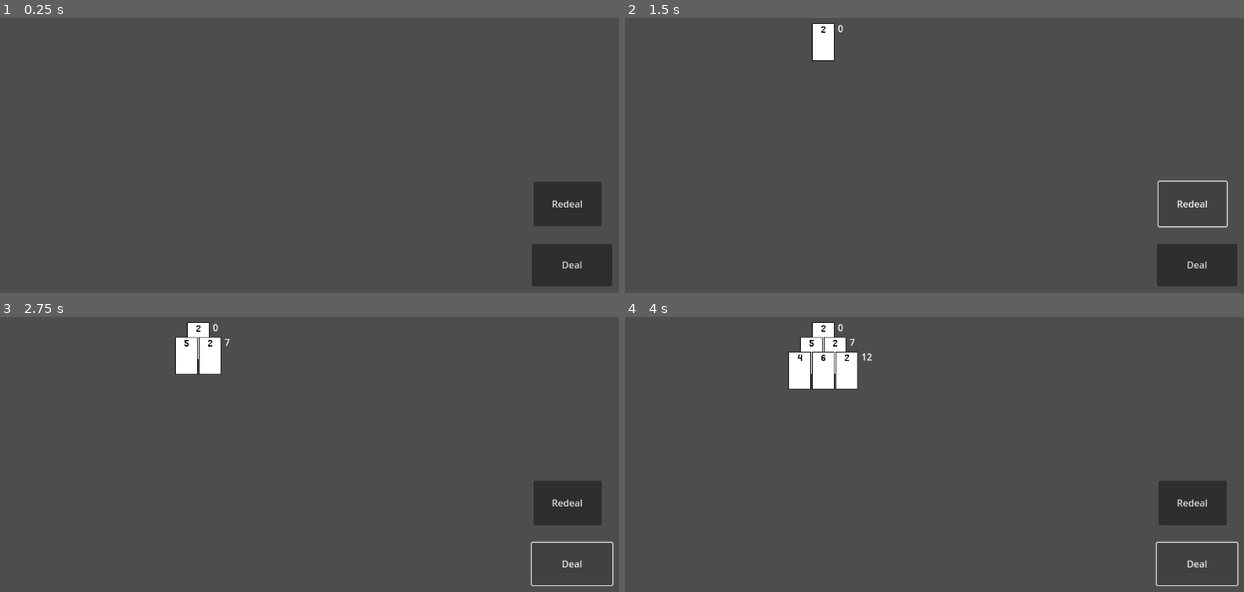
Above: before the commit, frames 1-4 (two rows, left to right).
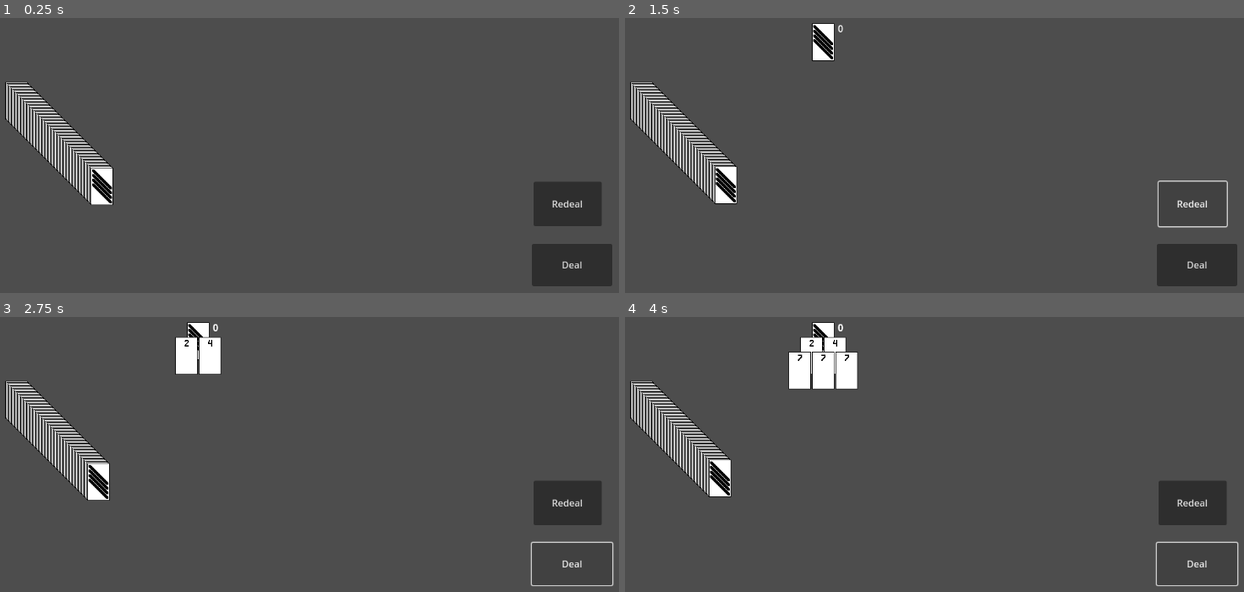
Above: after the commit, the same moments.

Repository: musegros/fortuneTower
Game: Godot game, scene res://table/table.tscn
The game is run twice, just before and just after one commit, with the same random seed, the same clock (stepped at 60 frames per second) and the same inputs.
Inputs:
- Up to frame 1 (0.25 s): no input
- Up to frame 2 (1.5 s): click "Deal" at 0.5 s; click "Redeal" at 1.25 s
- Up to frame 3 (2.75 s): click "Deal" at 2 s
- Up to frame 4 (4 s): click "Redeal" at 2.75 s; click "Deal" at 3.5 s

The runs differ from the first frame. In frame 1, 2.9% of the frame differs, in the area x 0-19%, y 23-68%; in frame 2, 3.1%, in the area x 0-34%, y 2-68%; in frame 3, 2.9%; in frame 4, 2.9%.

Commit message:
moved card-related logic to Deck node

Diff:
--- a/card/card.gd
+++ b/card/card.gd
@@ -3,9 +3,23 @@
 @onready var label = $Label
 @onready var sprite = $Sprite2D
 
+enum {
+	BACK,
+	ONE,
+	TWO,
+	THREE,
+	FOUR,
+	FIVE,
+	SIX,
+	SEVEN,
+	KNIGHT
+}
+
 var cardVal: int
 # Called when the node enters the scene tree for the first time.
 func _ready():
+#	label = $Label
+#	sprite = $Sprite2d
 #	label.text = "3"
 	pass # Replace with function body.
 
@@ -16,8 +30,20 @@
 
 func set_card_value(value: int):
 	cardVal = value
+#	sprite.frame = value
+
+func get_card_value():
+	return cardVal
+
+func set_frame(value: int):
 	sprite.frame = value
 
 
 func set_destination(dest: Vector2):
 	position = dest
+
+func flip_card():
+	if sprite.frame != cardVal:
+		sprite.frame = cardVal
+	else:
+		sprite.frame = BACK
--- /dev/null
+++ b/table/Deck.gd
@@ -0,0 +1,107 @@
+extends Node
+
+const KNIGHT_CARD = 8
+const deck_start_position = Vector2(100, 300)
+
+var towerTopX = 400
+var towerTopY = 200
+var towerTopVector: Vector2
+var cardSpacingX = 20
+var cardSpacingY = 25
+var row_to_deal: int
+var card_rows = []
+#var deck = []
+var cardWidth = 20
+var cardHeight = 64
+
+var deck = []
+var last_row_dealt = 0
+
+
+# Called when the node enters the scene tree for the first time.
+func _ready():
+	deck = fill_deck()
+	deck.shuffle()
+	draw_deck()
+#	for i in (range(7)):
+#		deal_row(i)
+	pass # Replace with function body.
+
+
+# Called every frame. 'delta' is the elapsed time since the previous frame.
+func _process(delta):
+	pass
+
+func fill_deck():
+	var num_of_each_card = 10
+	var num_of_knights = 4
+	for i in range(1,8):
+		for j in range(num_of_each_card):
+			deck.append(i)
+	for i in range(num_of_knights):
+		deck.append(KNIGHT_CARD)
+
+	return deck
+
+func draw_deck():
+	var deck_position_offset = Vector2(2,2)
+	var next_card_position = deck_start_position
+	for card_num in range(len(deck)-1, -1, -1):
+		var cardScene = preload("res://card/card.tscn")
+		var cardInstance = cardScene.instantiate()
+		var newCardName = "card_" + str(card_num)
+		cardInstance.name = newCardName
+		cardInstance.position = next_card_position
+		add_child(cardInstance)
+#		cardInstance.set_frame(cardInstance.BACK)
+		cardInstance.sprite.frame = cardInstance.BACK
+		cardInstance.set_card_value(deck[card_num])
+		next_card_position += deck_position_offset
+
+func get_start_of_row(row: int):
+	return row * (row + 1) / 2
+
+
+func getCardDestination(row, row_index):
+	var rowStartX = towerTopVector.x - ((row - .5) * cardWidth)# - (rowToDeal/2 * cardSpacingX)
+	var rowStartY = towerTopVector.y + row * cardSpacingY
+	var nextCardX = rowStartX + cardWidth * row_index + cardSpacingX * row_index
+#	row_index += 1
+#	if row_index > row:
+#		row += 1
+#		row_index = 0
+	return Vector2(nextCardX, rowStartY)
+
+
+func deal_row(row: int):
+	var row_start = get_start_of_row(row)
+	var cards_dealt = []
+#	var row_value = 0
+	for row_offset in range(row+1):
+#		var current_card = row_start + row_offset
+		var card_node = get_node("card_" + str(row_start + row_offset))
+		if row != 0:
+			card_node.flip_card()
+		card_node.position = getCardDestination(row, row_offset)
+		card_node.set_z_index(row)
+		cards_dealt.append(card_node.get_card_value())
+	card_rows.append(cards_dealt)
+
+
+func deal_next_row():
+	deal_row(last_row_dealt)
+	last_row_dealt += 1
+
+#		var cardScene = preload("res://card/card.tscn")
+#		var cardInstance = cardScene.instantiate()
+#		var newCardName = "card_" + str(current_card)
+#		cardInstance.name = newCardName
+#		cardInstance.position = getCardDestination(row, row_offset)
+#		add_child(cardInstance)
+#		cardInstance.set_card_value(deck[current_card])
+#		cardInstance.set_frame(cardInstance.BACK)
+##		if deck[current_card] != KNIGHT_CARD:
+##			row_value += deck[current_card]
+##		deck_index += 1
+#	row_value = get_row_value(row)
+#	return row_value
--- /dev/null
+++ b/table/GameLogic.gd
@@ -0,0 +1,17 @@
+extends Node
+
+var KNIGHT_CARD: int
+# Called when the node enters the scene tree for the first time.
+func _ready():
+	pass # Replace with function body.
+
+
+# Called every frame. 'delta' is the elapsed time since the previous frame.
+func _process(delta):
+	pass
+
+func get_matched_cards(upper_row, lower_row):
+	var matched_cards = []
+	for i in range(len(upper_row)):
+		if upper_row[i] == lower_row[i]:
+			matched_cards.append(upper_row[i])
--- a/table/table.gd
+++ b/table/table.gd
@@ -8,19 +8,22 @@
 var cardSpacingX = 20
 var cardSpacingY = 25
 var row_to_deal: int
-var deck = []
 var cardWidth = 20
 var cardHeight = 64
 #var cardsCreated = 0
-var deck_index = 0
+#var deck_index = 0
 var loss_cards = []
+var deck_node: Node
+var game: Node
 
 
 # Called when the node enters he scene tree for the first time.
 func _ready():
+	deck_node = $Deck
+	deck_node.towerTopVector = towerTopVector
+	game = $GameLogic
 	row_to_deal = 0
-	deck = generate_deck()
-	deck.shuffle()
+	game.KNIGHT_CARD = KNIGHT_CARD
 
 
 # Called every frame. 'delta' is the elapsed time since the previous frame.
@@ -44,93 +47,59 @@
 
 
 func _on_button_deal_row_pressed():
-	var row_value = deal_row(row_to_deal)
+#	var row_value = deal_row(row_to_deal)
+	deck_node.deal_next_row()
+	var row_value = 0
 	display_row_value(row_value, row_to_deal)
-	row_to_deal += 1
-	deck_index += row_to_deal
-
-
-func generate_deck():
-	var num_of_each_card = 10
-	var num_of_knights = 4
-	for i in range(1,8):
-		for j in range(num_of_each_card):
-			deck.append(i)
-	for i in range(num_of_knights):
-		deck.append(KNIGHT_CARD)
-
-	return deck
-
-
-func deal_row(row: int):
-	var row_start = get_start_of_row(row)
-	print("row ", row)
-	print("row index ", row_start)
-#	var card_in_row = 0
-	var row_value = 0
-	for row_offset in range(row+1):
-		var current_card = row_start + row_offset
-		var cardScene = preload("res://card/card.tscn")
-		var cardInstance = cardScene.instantiate()
-		var newCardName = "card_" + str(current_card)
-		cardInstance.name = newCardName
-		cardInstance.position = getCardDestination(row, row_offset)
-		add_child(cardInstance)
-		cardInstance.set_card_value(deck[current_card])
-#		if deck[current_card] != KNIGHT_CARD:
-#			row_value += deck[current_card]
-#		deck_index += 1
-	row_value = get_row_value(row)
-	return row_value
+#	row_to_deal += 1
+#	deck_index += row_to_deal
 
 
 func get_start_of_row(row: int):
 	return row * (row + 1) / 2
 
-func get_row_value(row):
-	var row_value = 0
-	var knight_in_row = false
-	if row < 1:
-		return row_value
-
-	var row_start = get_start_of_row(row)
-	for card in range(row + 1):
-		var current_card = row_start + card
-		if deck[current_card] == KNIGHT_CARD:
-			knight_in_row = true
-		else:
-			row_value += deck[current_card]
-
-	if not knight_in_row and (check_for_loss(row) == true):
-		row_value = -1
-
-	return row_value
+#func get_row_value(row):
+#	var row_value = 0
+#	var knight_in_row = false
+#	if row < 1:
+#		return row_value
+#
+#	var row_start = get_start_of_row(row)
+#	for card in range(row + 1):
+#		var current_card = row_start + card
+#		if deck[current_card] == KNIGHT_CARD:
+#			knight_in_row = true
+#		else:
+#			row_value += deck[current_card]
+#
+#	if not knight_in_row and (check_for_loss(row) == true):
+#		row_value = -1
+#
+#	return row_value
 
 
-func check_for_loss(row):
-	var loss = false
-
-	if row <= 1:
-		return false
-
-	var prev_row_start = get_start_of_row(row - 1)
-	var row_start = get_start_of_row(row)
-	var prev_row_cards = deck.slice(prev_row_start, prev_row_start + row)
-	print("prev row", row - 1)
-	print("prev row cards", prev_row_cards)
-	var row_cards = deck.slice(row_start, row_start + row + 1)
-	for i in range(row):
-		if prev_row_cards[i] == row_cards[i]:
-			loss = true
-			loss_cards.append(row_start + i)
-		if prev_row_cards[i] == row_cards[i + 1]:
-			loss = true
-			loss_cards.append(row_start + i + 1)
-
-		if loss == true:
-			loss_cards.append(prev_row_start + i)
-
-	return false
+#func check_for_loss(row):
+#	var loss = false
+#
+#	if row <= 1:
+#		return false
+#
+#	var prev_row_start = get_start_of_row(row - 1)
+#	var row_start = get_start_of_row(row)
+#	var prev_row_cards = deck.slice(prev_row_start, prev_row_start + row)
+#	var row_cards = deck.slice(row_start, row_start + row + 1)
+#	for i in range(row):
+#		if prev_row_cards[i] == row_cards[i]:
+#			loss = true
+#			loss_cards.append(row_start + i)
+#		if prev_row_cards[i] == row_cards[i + 1]:
+#			loss = true
+#			loss_cards.append(row_start + i + 1)
+#
+#		if loss == true:
+#			loss_cards.append(prev_row_start + i)
+#
+#	return false
 
 func display_row_value(row_value, row):
 	var row_label = Label.new()
--- a/table/table.tscn
+++ b/table/table.tscn
@@ -1,14 +1,8 @@
 [gd_scene load_steps=4 format=3 uid="uid://bdout6hgfjlyj"]
 
 [ext_resource type="Script" path="res://table/table.gd" id="1_t30un"]
-
-[sub_resource type="Animation" id="Animation_n8anr"]
-resource_name = "deal_card"
-
-[sub_resource type="AnimationLibrary" id="AnimationLibrary_51uu4"]
-_data = {
-"deal_card": SubResource("Animation_n8anr")
-}
+[ext_resource type="Script" path="res://table/Deck.gd" id="2_qb6rf"]
+[ext_resource type="Script" path="res://table/GameLogic.gd" id="3_a6yr2"]
 
 [node name="table" type="Node2D"]
 script = ExtResource("1_t30un")
@@ -20,11 +14,6 @@
 offset_bottom = 616.0
 text = "Deal"
 
-[node name="AnimationPlayer" type="AnimationPlayer" parent="."]
-libraries = {
-"": SubResource("AnimationLibrary_51uu4")
-}
-
 [node name="Button_Redeal" type="Button" parent="."]
 offset_left = 982.0
 offset_top = 438.0
@@ -32,5 +21,11 @@
 offset_bottom = 514.0
 text = "Redeal"
 
+[node name="Deck" type="Node" parent="."]
+script = ExtResource("2_qb6rf")
+
+[node name="GameLogic" type="Node" parent="."]
+script = ExtResource("3_a6yr2")
+
 [connection signal="pressed" from="Button_deal_row" to="." method="_on_button_deal_row_pressed"]
 [connection signal="pressed" from="Button_Redeal" to="." method="_on_button_redeal_pressed"]
